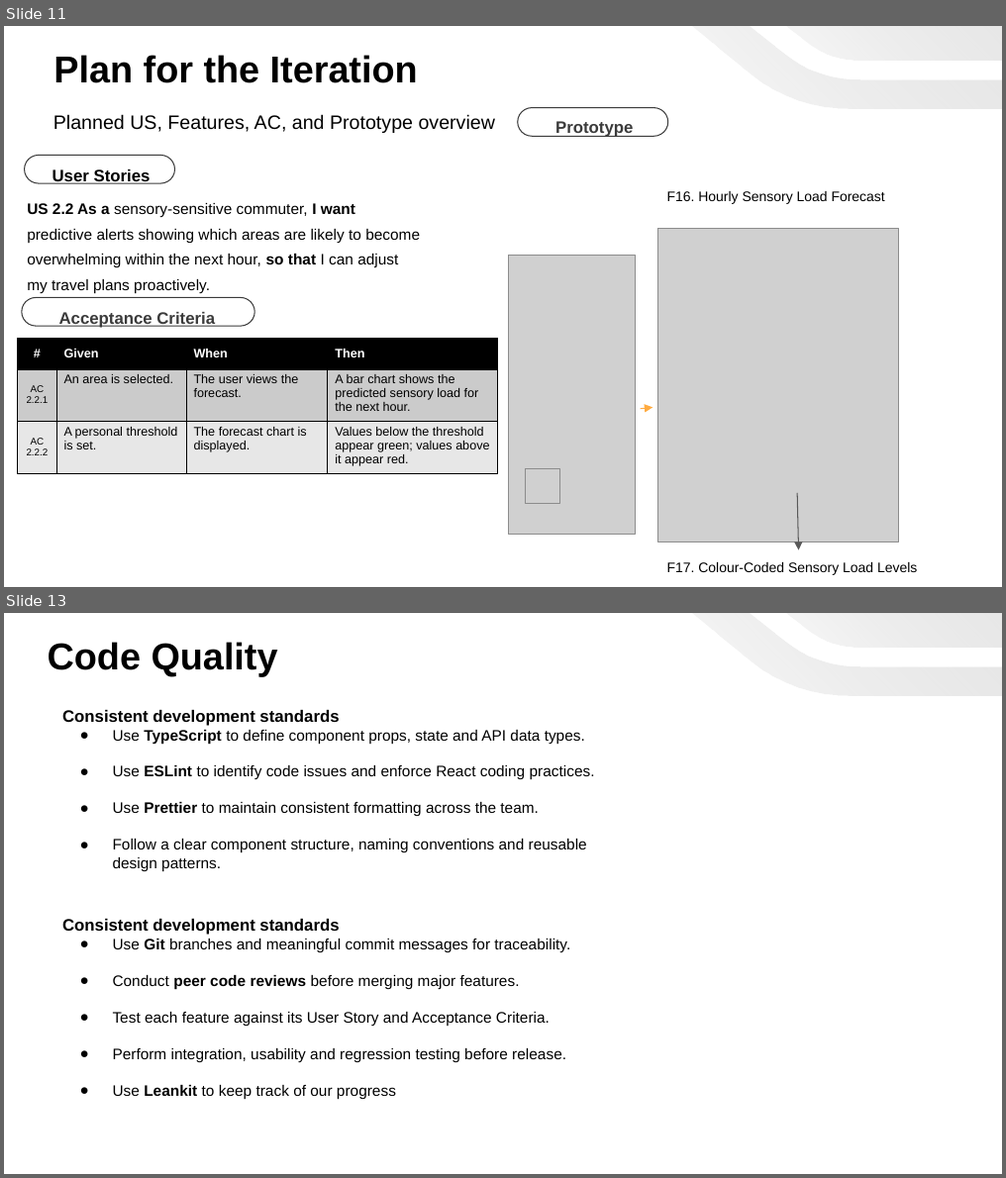
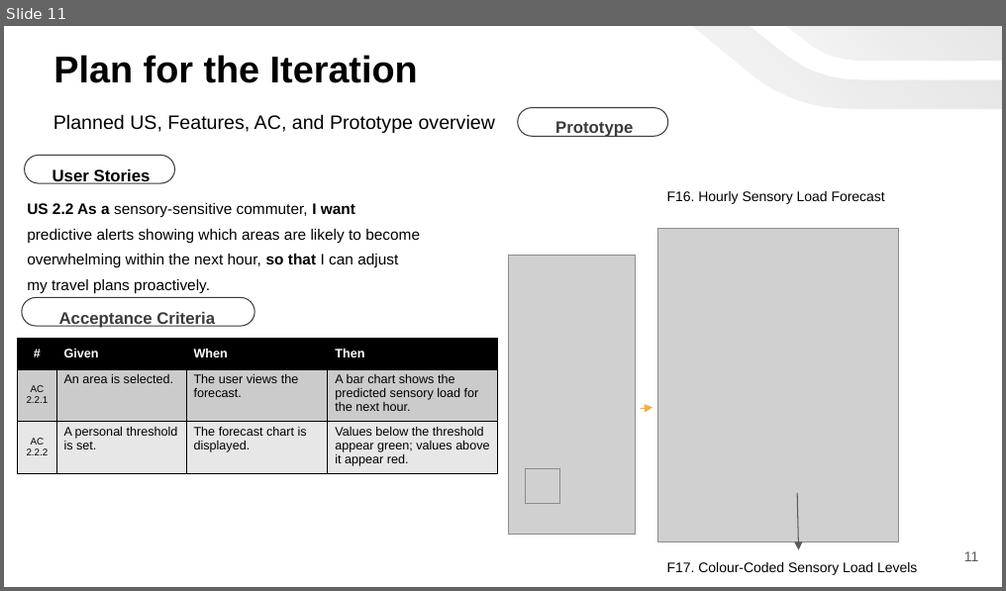
Before and after one commit to AVI-080602/FinalYearProjectOnboarding, a slide deck: Onboarding Presentation Slides.pptx. Shown one above the other, each under a label of ours: slides 11 and 13 before the commit, slide 11 after it; the slides between them are not shown. The pictures are 1006x1178 and 1006x591 pixels, drawn with LibreOffice and Linux fonts; fonts in the diff are those of the drawing; grey boxes stand for pictures. Boxes give left, top, right and bottom in pixels: in the first picture for what was removed or moved away, otherwise in the second. Text is boxed around its words. In the diff, an @@ line names an element or a change of style, - is before the commit and + after.

```diff
--- a/Onboarding Presentation Slides.pptx
+++ b/Onboarding Presentation Slides.pptx
@@ slide 13 removed at box(4, 613, 1002, 1174), background #FFFFFF @@
@@ text removed at box(48, 642, 278, 676) @@
-Code Quality
@@ freeform shape removed at box(616, 613, 1002, 696) @@
@@ freeform shape removed at box(717, 613, 1002, 647) @@
@@ text removed at box(62, 710, 595, 872) @@
-Consistent development standards
-● Use TypeScript to define component props, state and API data types.
-● Use ESLint to identify code issues and enforce React coding practices.
-● Use Prettier to maintain consistent formatting across the team.
-● Follow a clear component structure, naming conventions and reusable design patterns.
@@ text removed at box(62, 919, 570, 1100) @@
-Consistent development standards
-● Use Git branches and meaningful commit messages for traceability.
-● Conduct peer code reviews before merging major features.
-● Test each feature against its User Story and Acceptance Criteria.
-● Perform integration, usability and regression testing before release.
-● Use Leankit to keep track of our progress
@@ slide 11 changed as well @@
@@ page number added at box(964, 552, 978, 562), 10 pt, text #595959 @@
+11
```
Also in this commit, not shown: 17 other slides changed, 1 other slide removed.
